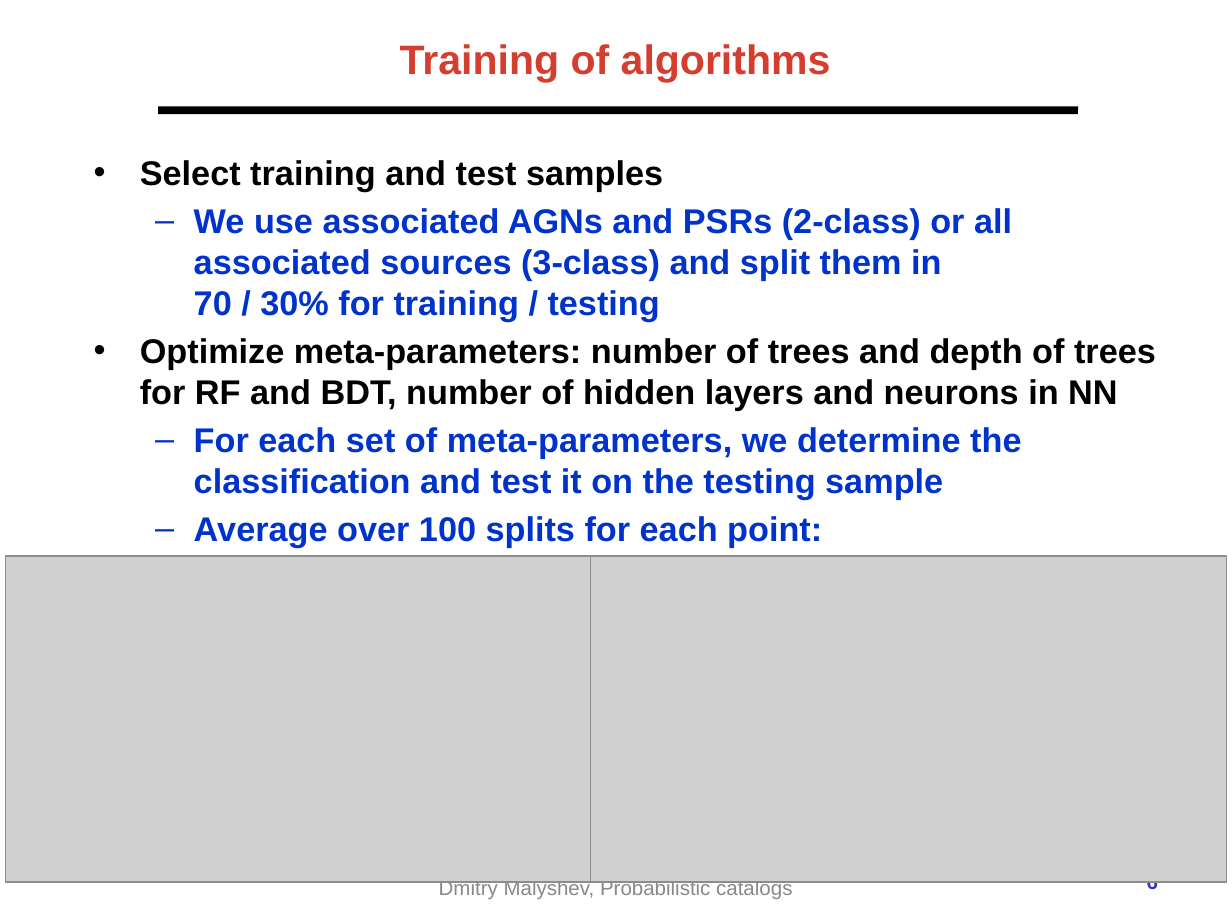
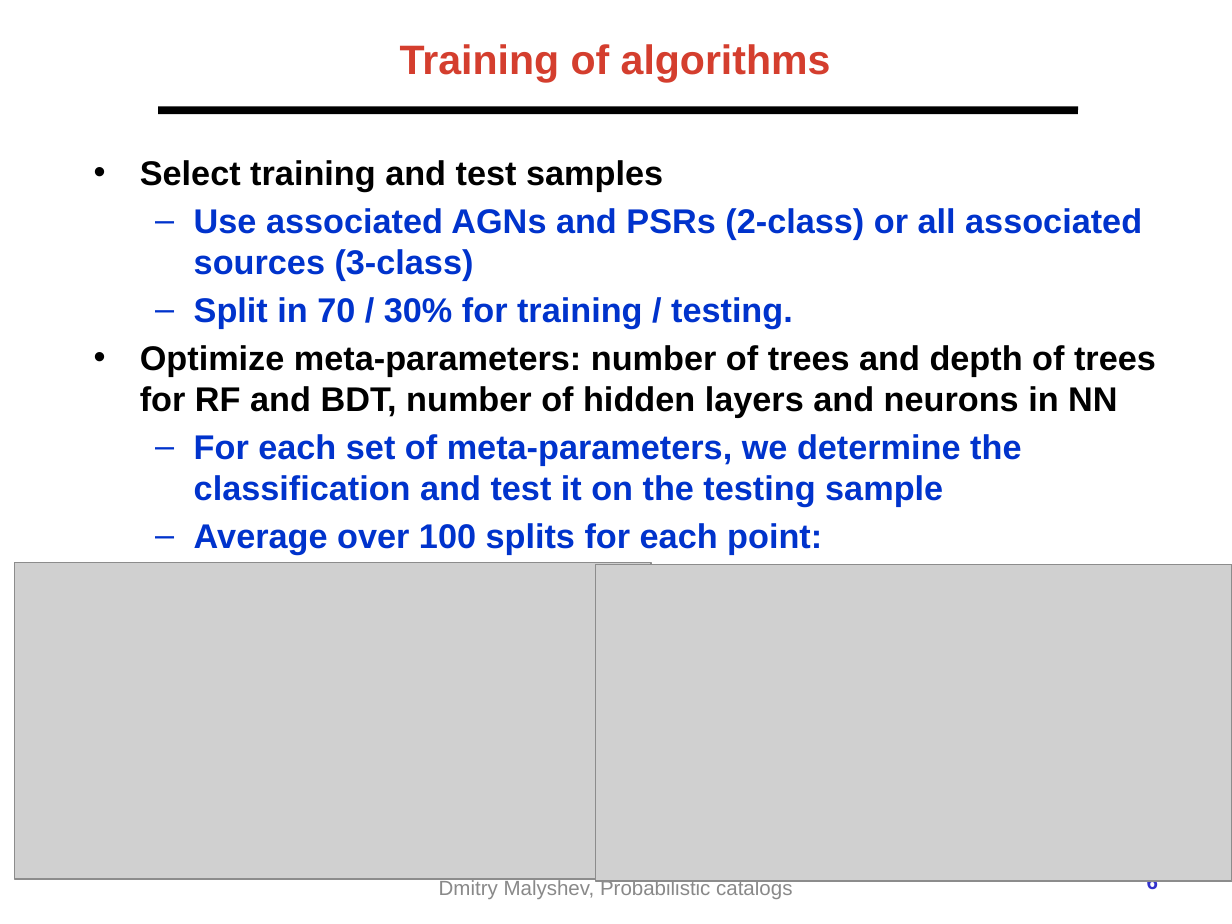
Before and after one commit to aakashbhat/Fermi-LAT, a slide deck: slide 6 of presentations/2021-02-Fermi_prob_catalog_ECAP_ML.pptx. Drawn at 1232x924 pixels with LibreOffice and Linux fonts; fonts in the diff are those of the drawing; grey boxes stand for pictures; background and template pictures are left out. Boxes give left, top, right and bottom in pixels: in the first picture for what was removed or moved away, otherwise in the second. Text is boxed around its words. In the diff, an @@ line names an element or a change of style, - is before the commit and + after.

Commit message:
1. Presentation updated 2. Table moved to BDT + Appendix table 3. New    catas

```diff
--- a/presentations/2021-02-Fermi_prob_catalog_ECAP_ML.pptx
+++ b/presentations/2021-02-Fermi_prob_catalog_ECAP_ML.pptx
@@ text at bbox=[194, 208, 1142, 328]: text changed @@
-  – We use associated AGNs and PSRs (2-class) or all associated sources (3-class) and split them in
-    70 / 30% for training / testing
+  – Use associated AGNs and PSRs (2-class) or all associated sources (3-class)
+  – Split in 70 / 30% for training / testing.
@@ picture: place and size @@
-picture at bbox=[5, 556, 642, 882]
+picture at bbox=[15, 563, 652, 880]
@@ picture: place and size @@
-picture at bbox=[590, 556, 1227, 882]
+picture at bbox=[595, 564, 1232, 881]
```
Also in this commit, not shown: 13 other slides changed, 26 other files.
